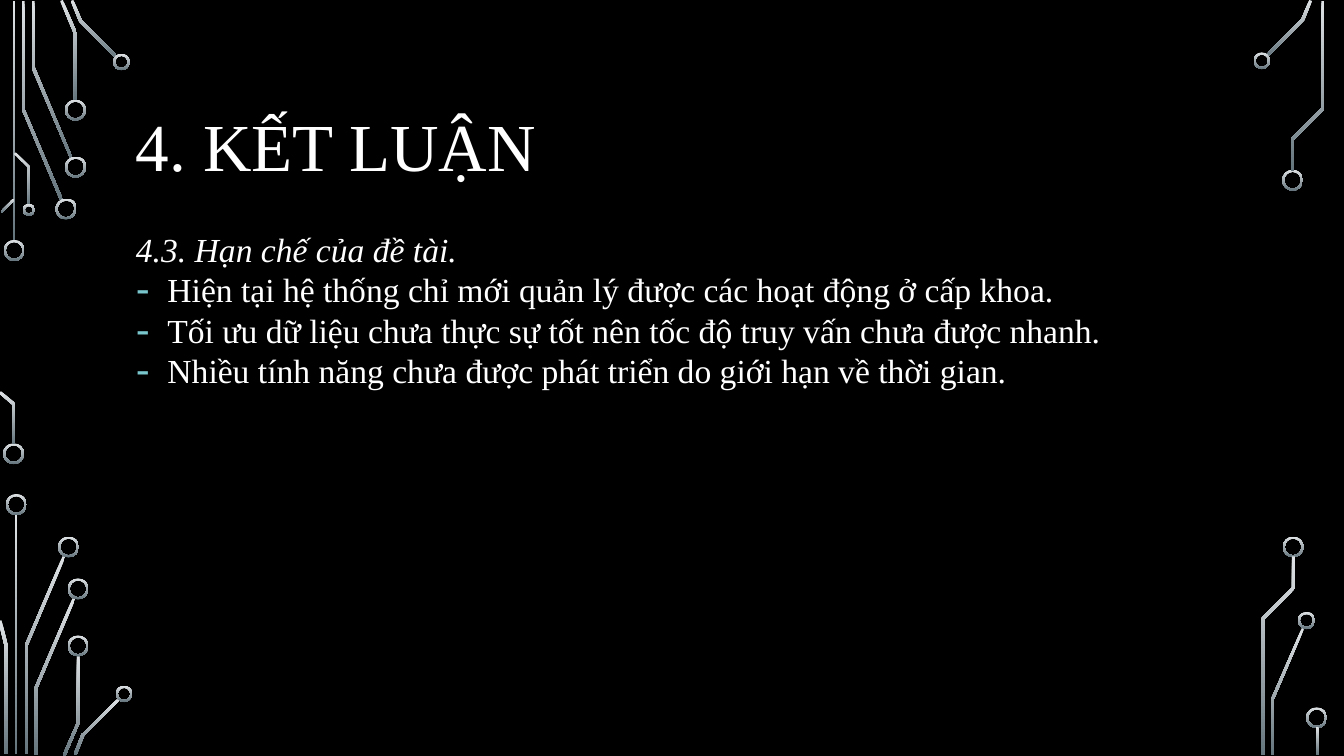
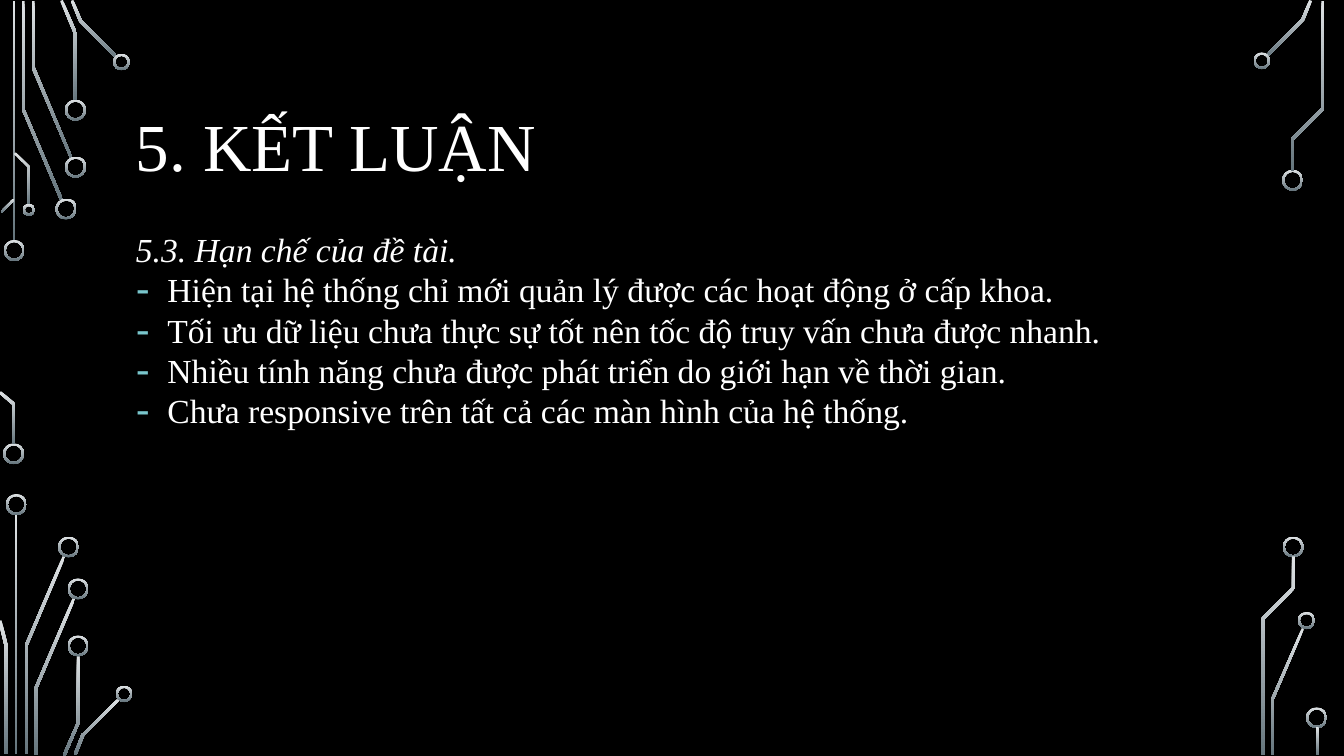
Before and after one commit to kiet1022/DoanHoiIT, a slide deck: slide 15 of FileBC/SlideBaoCaoVer2NotComplete.pptx (slide 17 before the commit). Drawn at 1344x756 pixels with LibreOffice and Linux fonts; fonts in the diff are those of the drawing; background and template pictures are left out. Boxes give left, top, right and bottom in pixels: in the first picture for what was removed or moved away, otherwise in the second. Text is boxed around its words. In the diff, an @@ line names an element or a change of style, - is before the commit and + after.

```diff
--- a/FileBC/SlideBaoCaoVer2NotComplete.pptx
+++ b/FileBC/SlideBaoCaoVer2NotComplete.pptx
@@ title at [136, 119, 536, 182]: text changed @@
-4. KẾT LUẬN
+5. KẾT LUẬN
@@ text at [136, 237, 457, 268]: text changed @@
-4.3. Hạn chế của đề tài.
+5.3. Hạn chế của đề tài.
@@ text at [167, 398, 908, 430]: paragraph added @@
+– Chưa responsive trên tất cả các màn hình của hệ thống.
```
Also in this commit, not shown: 7 other slides changed, 2 slides added, 4 slides removed.
